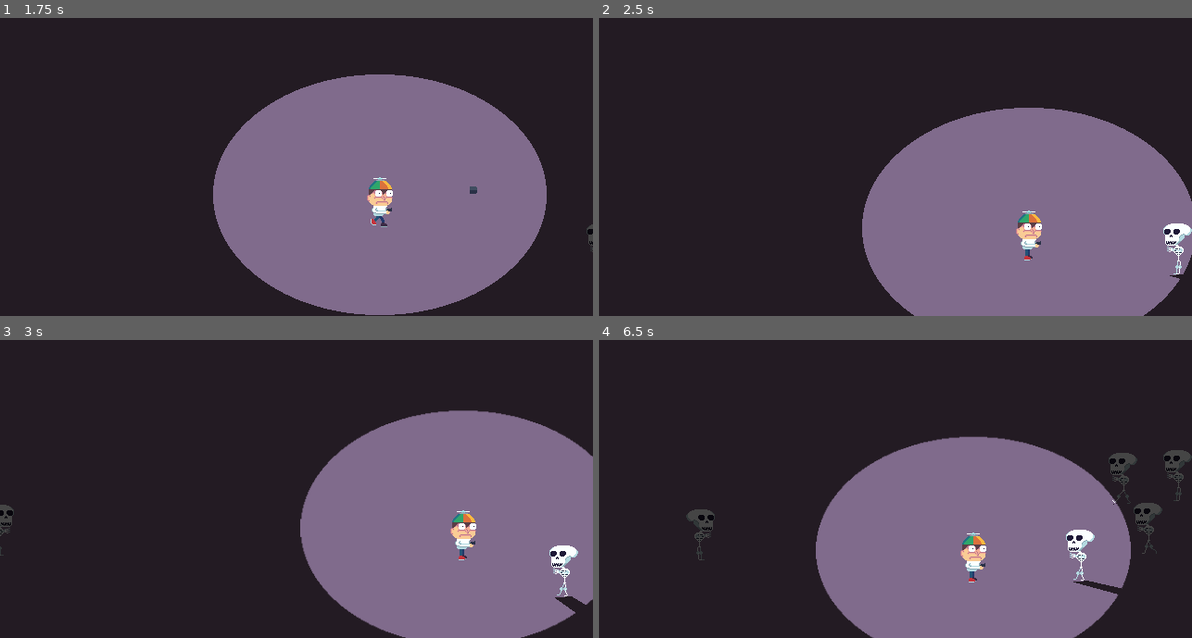
Above: before the commit, frames 1-4 (two rows, left to right).
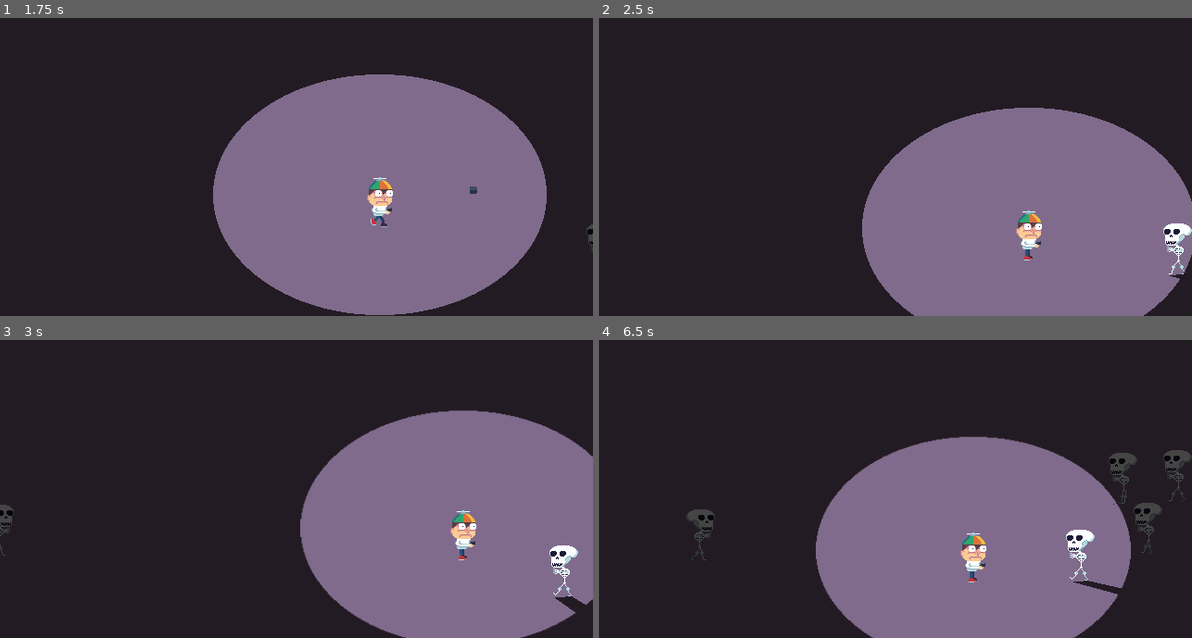
Above: after the commit, the same moments.

Repository: RustyMonky/fightOrFright
Game: Godot game, scene res://levels/main.tscn
Same seed, same stepped clock (60 frames per second), same inputs: the game is played once before the commit and once after it.
Inputs:
- Up to frame 1 (1.75 s): tap Enter at 0.5 s; hold Right (ui_right) 0.53-1.28 s; tap Space (ui_select) at 0.77, 1.52 s; hold Down (ui_down) from 1.28 s (still down)
- Up to frame 2 (2.5 s): release Down (ui_down) at 2.03 s; hold Right (ui_right) from 2.03 s (still down)
- Up to frame 3 (3 s): release Right (ui_right) at 2.78 s; hold Up (ui_up) from 2.78 s (still down)
- Up to frame 4 (6.5 s): tap Space (ui_select) at 3.02, 3.77, 4.52, 6.02 s; release Up (ui_up) at 3.53 s; hold Left (ui_left) 3.53-5.03 s; hold Down (ui_down) 5.03-5.78 s; hold Right (ui_right) from 5.78 s (still down)

Frame 1 is identical in both runs. In frame 2, less than 0.1% of the frame differs, in the area x 96-99%, y 81-87%; in frame 3, less than 0.1%; in frame 4, 0.2%, in the area x 15-99%, y 49-81%.

Commit message:
Fixes main z-index which hid dead mobs

Diff:
--- a/actors/enemies/skeleton/skeleton.gd
+++ b/actors/enemies/skeleton/skeleton.gd
@@ -12,6 +12,7 @@
 var currentState = STATE.ALIVE
 var direction
 var hp = 2
+var deathAnimation = load("res://assets/spriteFrames/enemies/skeleton/skeletonDeath.tres")
 var walkAnimation = load("res://assets/spriteFrames/enemies/skeleton/skeletonWalk.tres")
 
 const SPEED = 32
@@ -52,7 +53,6 @@
 func take_damage():
 	hp -= 1
 	if hp == 0:
-		currentState = STATE.DEAD
 		collider.disabled = true
 		self.remove_child(lightOccluder)
 		self.z_index = -1
@@ -61,9 +61,9 @@
 
 		print("Timmy's fear is " + String(timmy.fear))
 
-		var deathAnimation = load("res://assets/spriteFrames/enemies/skeleton/skeletonDeath.tres")
 		animations.set_sprite_frames(deathAnimation)
 		animations.set_animation("skeletonDeath")
+		currentState = STATE.DEAD
 
 func _on_animations_animation_finished():
 	if currentState == STATE.DEAD:
--- a/actors/enemies/skeleton/skeleton.tscn
+++ b/actors/enemies/skeleton/skeleton.tscn
@@ -24,7 +24,6 @@
 
 frames = ExtResource( 2 )
 animation = "skeletonMove"
-frame = 3
 
 [node name="collider" type="CollisionPolygon2D" parent="." index="1"]
 
--- a/levels/main.tscn
+++ b/levels/main.tscn
@@ -10,7 +10,7 @@
 custom_solver_bias = 0.0
 extents = Vector2( 20, 180 )
 
-[node name="main" type="Node2D" index="0"]
+[node name="main" type="Node2D"]
 
 script = ExtResource( 1 )
 
@@ -86,9 +86,10 @@
 [node name="background" type="Sprite" parent="." index="5"]
 
 show_behind_parent = true
+z_index = -2
 texture = ExtResource( 4 )
 centered = false
-_sections_unfolded = [ "Offset", "Visibility" ]
+_sections_unfolded = [ "Offset", "Visibility", "Z Index" ]
 
 [node name="CanvasModulate" type="CanvasModulate" parent="." index="6"]
 
